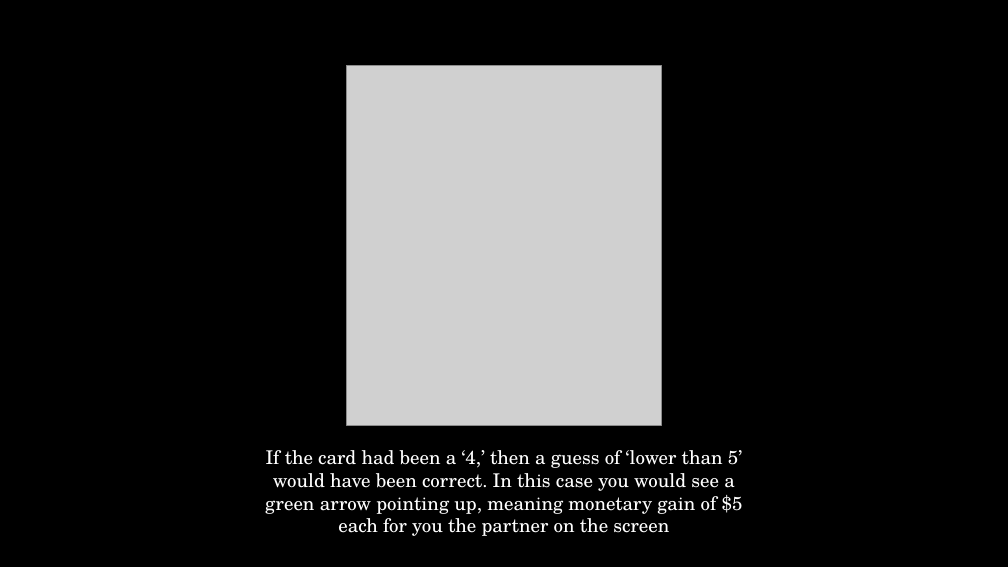
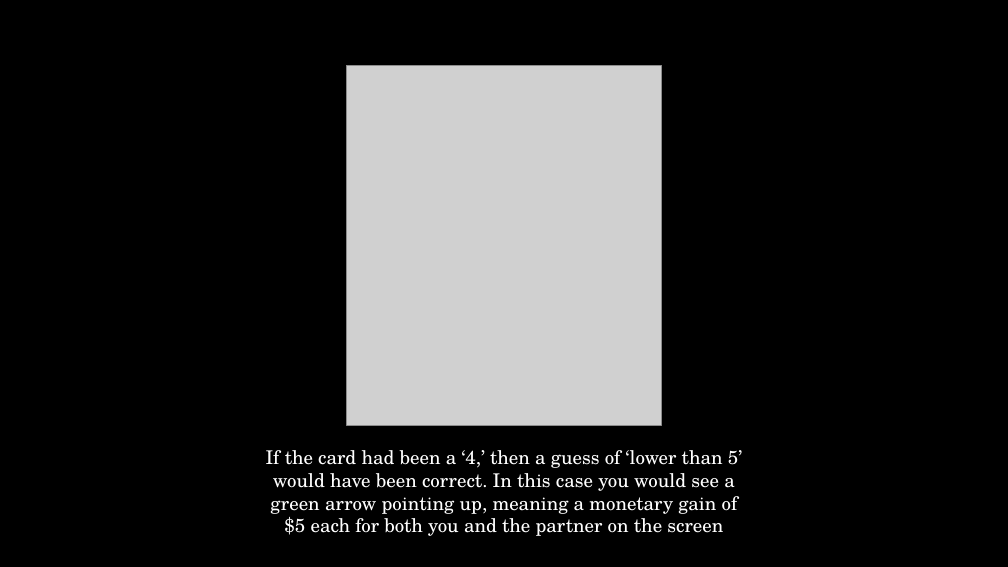
Before and after one commit to DVS-Lab/rf1-sequence-pilot, a slide deck: slide 9 of stimuli/Instructions.pptx. Drawn at 1008x567 pixels with LibreOffice and Linux fonts; fonts in the diff are those of the drawing; grey boxes stand for pictures. Boxes give left, top, right and bottom in pixels: in the first picture for what was removed or moved away, otherwise in the second. Text is boxed around its words. In the diff, an @@ line names an element or a change of style, - is before the commit and + after.

```diff
--- a/stimuli/Instructions.pptx
+++ b/stimuli/Instructions.pptx
@@ text at bbox=[266, 450, 742, 536]: text changed @@
-If the card had been a ‘4,’ then a guess of ‘lower than 5’ would have been correct. In this case you would see a green arrow pointing up, meaning monetary gain of $5 each for you the partner on the screen
+If the card had been a ‘4,’ then a guess of ‘lower than 5’ would have been correct. In this case you would see a green arrow pointing up, meaning a monetary gain of $5 each for both you and the partner on the screen
```
Also in this commit, not shown: 1 other slide changed, 1 other file.
